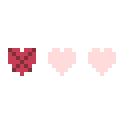
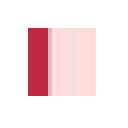
Two versions of the same layered image (128 × 128). Layer-by-layer changes:
added layer "Layer 4" above "Layer 3" over [28, 28, 96, 96]
hid "Layer 3" over [8, 48, 116, 76]
